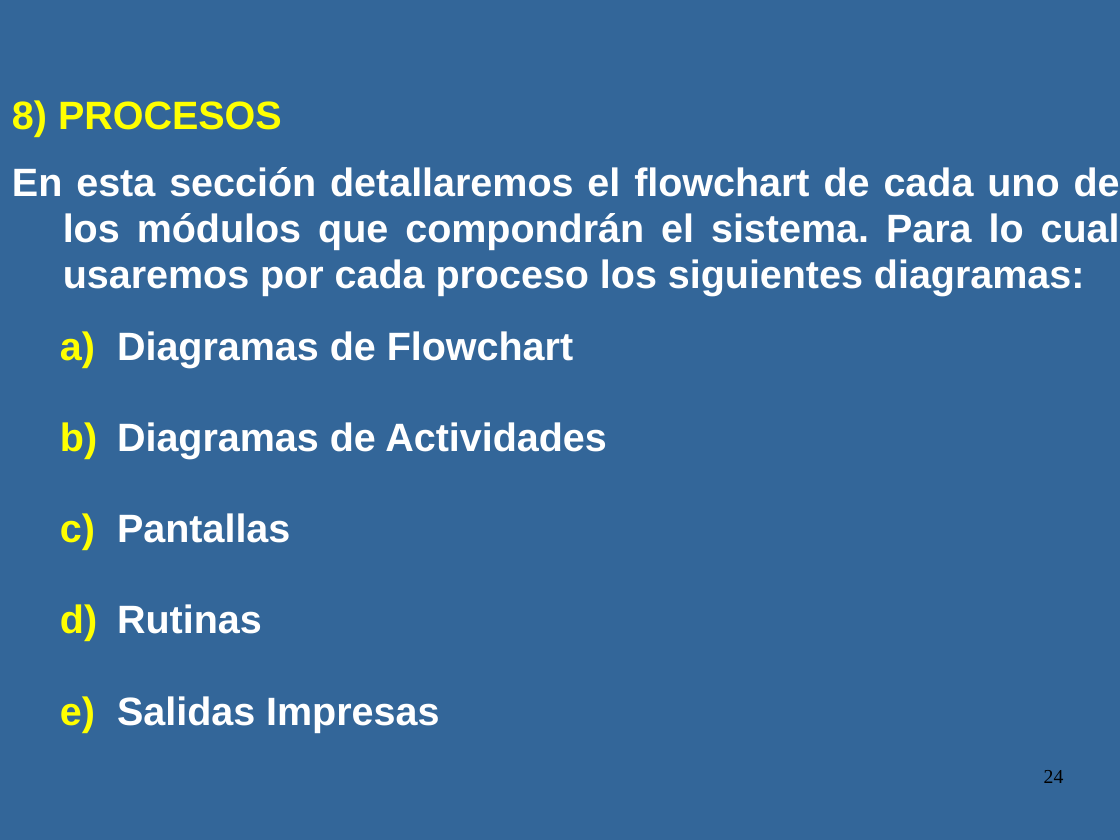
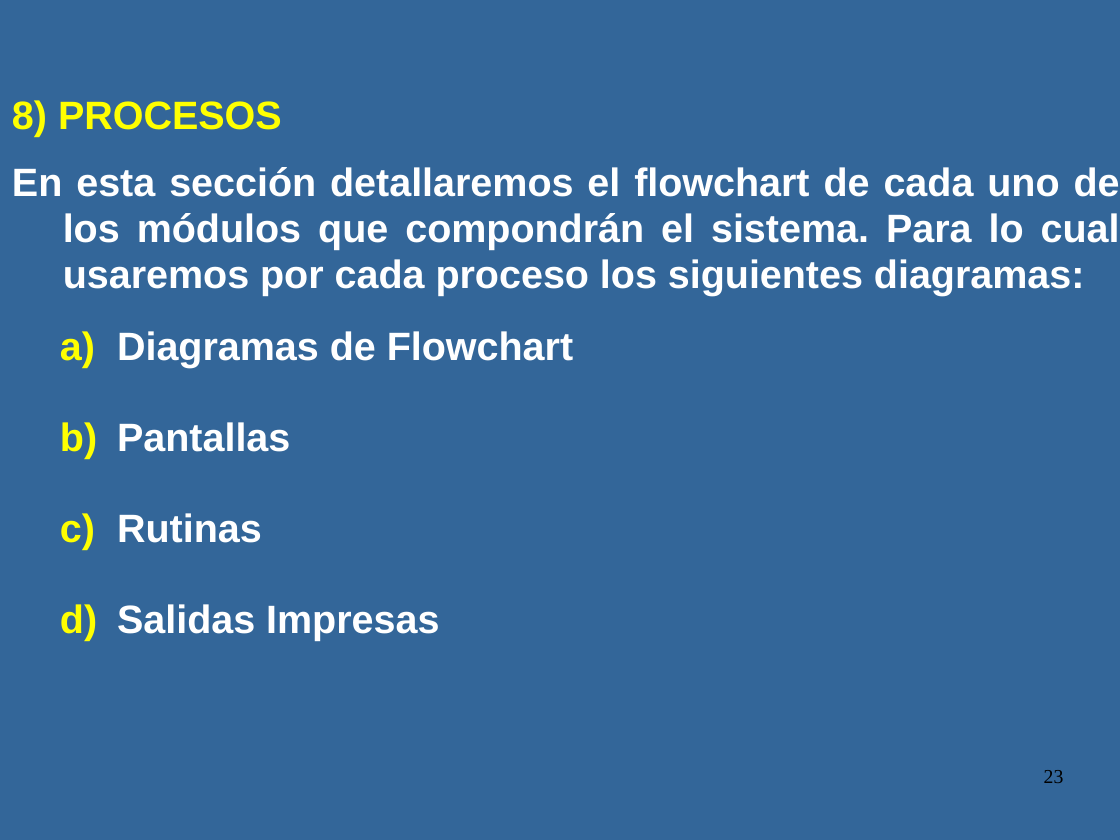
Before and after one commit to luismagarinos/Material-de-estudio-2023---MOO, a slide deck: slide 23 of Proyecto de Sistema 2023.ppt (slide 24 before the commit). Drawn at 1120x840 pixels with LibreOffice and Linux fonts; fonts in the diff are those of the drawing. Boxes give left, top, right and bottom in pixels: in the first picture for what was removed or moved away, otherwise in the second. Text is boxed around its words. In the diff, an @@ line names an element or a change of style, - is before the commit and + after.

```diff
--- a/Proyecto de Sistema 2023.ppt
+++ b/Proyecto de Sistema 2023.ppt
@@ text at (x1=117, y1=422, x2=606, y2=459): paragraph removed @@
-        b) Diagramas de Actividades
@@ page number at (x1=1044, y1=770, x2=1064, y2=783): text changed @@
-24
+23
```
Also in this commit, not shown: 3 other slides changed, 2 slides removed, 2 other files.
